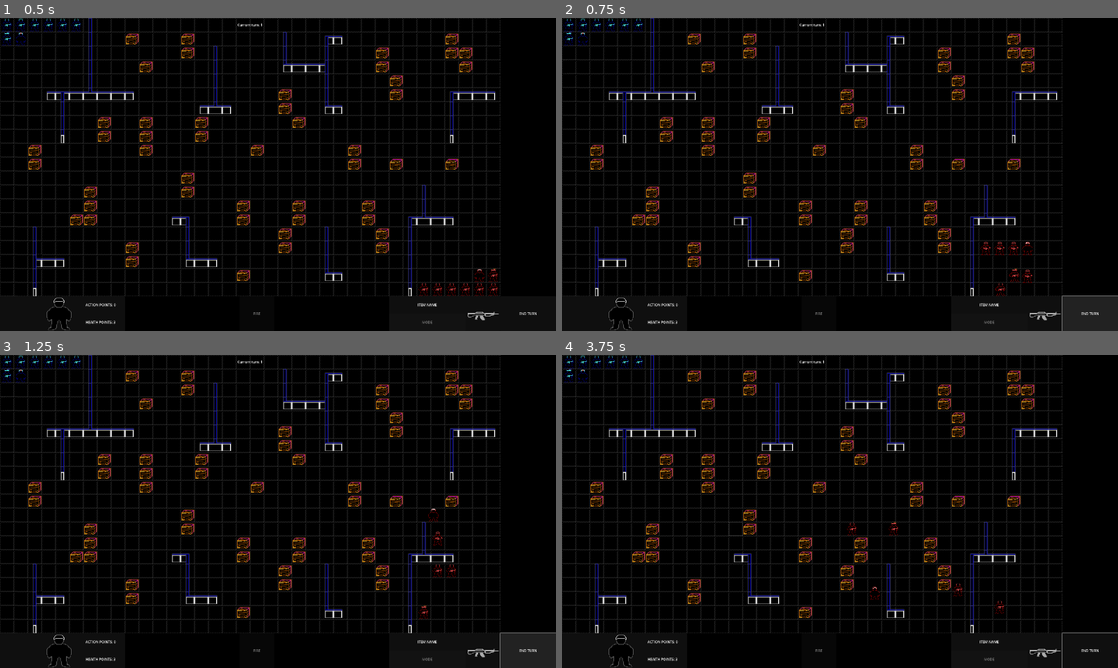
Above: before the commit, frames 1-4 (two rows, left to right).
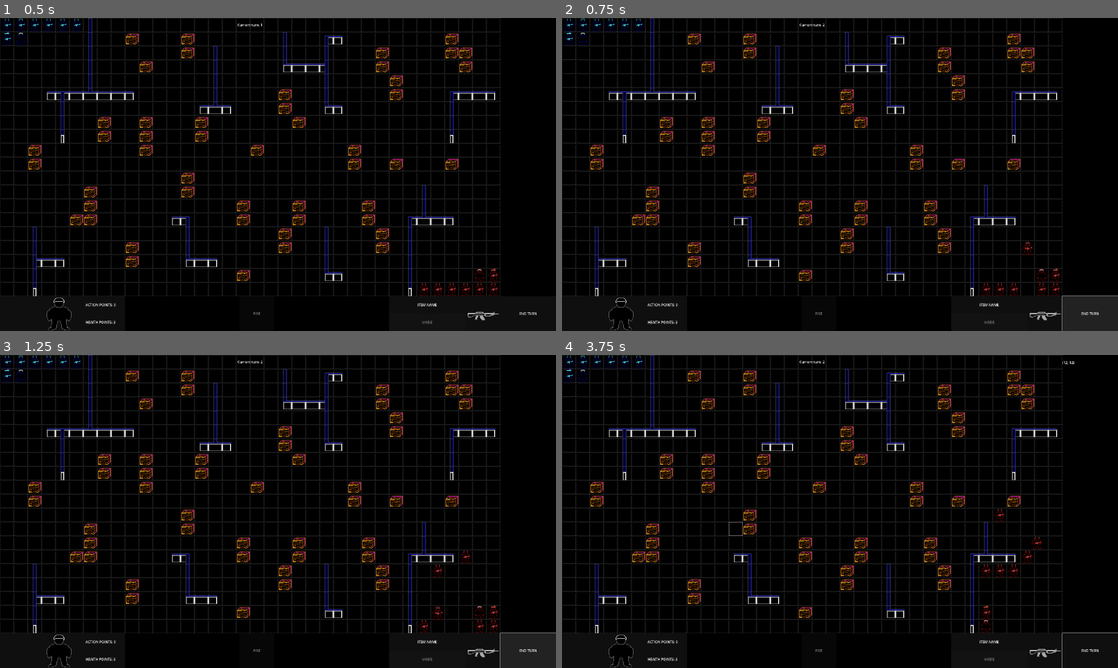
Above: after the commit, the same moments.

Repository: grecchus/tactic_demo
Game: Godot game, scene res://scenes/main/main.tscn
Two runs of this game, one before a commit and one after it. Both use one fixed random seed, a clock stepped at 60 frames per second and the inputs below. Sound files missing from this copy of the repository are replaced by a short silence.
Inputs (mouse positions are in pixels of both pictures, inside the frame that each line leads up to):
- Up to frame 1 (0.5 s): no input
- Up to frame 2 (0.75 s): click "END TURN" at 0.5 s
- Up to frame 3 (1.25 s): no input
- Up to frame 4 (3.75 s): click "END TURN" at 1.25 s; click "END TURN" at 2 s; move the mouse to (1090, 492) at 2.77 s; click (1090, 492) at 2.92 s; tap Enter at 3.5 s; move the mouse to (728, 527) at 3.52 s; click (728, 527) at 3.67 s

Frame 1 is identical in both runs. In frame 2, 0.3% of the frame differs, in the area x 46-90%, y 1-89%; in frame 3, 0.3%; in frame 4, 0.4%, in the area x 30-93%, y 1-89%.

Commit message:
finding cover pre fix

Diff:
--- a/scenes/main/ai.gd
+++ b/scenes/main/ai.gd
@@ -16,68 +16,130 @@
 var unit_queue : Array = []
 #AI behaviour patterns for given teams
 var ai_pattern_dict : Dictionary = {
-	gv.Team.RED : "Agressive"
+	gv.Team.RED : "Defensive"
 }
 var current_unit : Unit = null
 var ucount : int = 0 #Global variable used in determining cover safety
 var closest_enemies : Array[Unit] = []
 
+signal unit_finished_movement
+
 
 func _on_next_turn_signal():
-	if(controlled_teams.find(TURN_CONTROL.current_turn,0) != -1):
+	if(controlled_teams.find(TURN_CONTROL.current_turn) != -1):
 		unit_queue.assign(MAIN.team_arrays[TURN_CONTROL.current_turn])
 		take_turn()
 
 func take_turn():
+	print("turn started")
+	var stuck_units : Array = []
+	var iterations_stuck : int = 0
 	while(not unit_queue.is_empty()):
 		current_unit = unit_queue[0]
 		make_move(current_unit)
+		if(current_unit.id_path.is_empty()):
+			unit_queue.append(current_unit)
+			if(stuck_units.find(current_unit) == -1):
+				stuck_units.append(current_unit)
+		else:
+			stuck_units.erase(current_unit)
+			await current_unit.action_finished
 		unit_queue.remove_at(0)
-
-#	On queue empty, end turn
-	make_move(current_unit)
+		if(stuck_units.size() == unit_queue.size()): #simple deadlock preventing mechanism
+			if(iterations_stuck > stuck_units.size()): break
+			iterations_stuck += 1
+		else: iterations_stuck = 0
+	print("turn ended")
 	TURN_CONTROL.next_turn()
 
-#MAKE STATE MACHINE
-#TEMPLATE MOVE PATTERN
+
 func make_move(u : Unit):
 	var unit_pos : Vector2i = GROUND.local_to_map(u.global_position)
 	var enemies_in_range : Array[Unit] = []
 	var movement_range : int = u.movement_range
-	var effective_range : float = 0.0
-	var ucount : int = 0
-	var new_cover : Vector2i = Vector2i.ZERO
+	var effective_range : float = 5.0
+	ucount = 0
+#checking state unit is in at every while iteration
+#state = R*4 + C*2 + A*1
+#R - has enemy in it's weapon range, that
+#C - is behind cover
+#A - unit has more than 1 action point to spend
+	#while(u.action_points > 0):
+	var state : int = 0
+	state += int(u.action_points == 1)
 
 	if(u.weapon == gv.Weapon.ARMED):
 		effective_range = u.weapon_obj.rpm
-		effective_range = 25.0/effective_range * MAIN.TSD
+	effective_range = effective_range * MAIN.TSD
 	closest_enemies.assign(find_closest_enemies())
 	enemies_in_range.assign(find_enemies_in_range(closest_enemies, effective_range))
-
-	new_cover = find_cover(u, movement_range, enemies_in_range, effective_range)
-	print(new_cover)
-	print(u.unit_class_str)
-
-	if(new_cover != unit_pos):
-		u.action(new_cover)
-
-#move functions
-func find_cover(acting_unit : Unit, search_range : int, in_range : Array[Unit], weapon_range : float) -> Vector2i:
+	state += int(enemies_in_range.size() > 0) * 2
+	if(not enemies_in_range.is_empty()): gv.cprint(str(enemies_in_range) + " " + str(unit_pos))
+
+	for enemy in enemies_in_range:
+		if(not is_behind_cover(unit_pos,
+			GROUND.local_to_map(enemy.global_position))): ucount += 1
+	state += int(ucount > 0) * 4
+
+	if(find_cover(u, movement_range, enemies_in_range, effective_range)):
+		await u.action_finished
+		#match state:
+			#0:
+				#pass
+			#1:
+				#find_cover(u, movement_range, enemies_in_range, effective_range)
+			#2:
+				#pass
+			#3:
+				#pass
+			#4:
+				#pass
+			#5:
+				#find_cover(u, movement_range, enemies_in_range, effective_range)
+			#6:
+				#pass
+			#7:
+				#pass
+	emit_signal("unit_finished_movement")
+
+
+#%%%%%%%%%%%%%%%%%%%%%%%%%%%%%%%%%%%% move functions %%%%%%%%%%%%%%%%%%%%%%%%%%%%%%%%%%%%%%%%%%
+
+#find cover facing opposite to spawnpoint, used when there are no enemies in range
+func find_cover_ots(acting_unit : Unit, search_range : int) -> bool:
+	var covers_in_range : Array[Vector2i] = []
+	var objects_array
+	return false
+#	use adjecent_tiles
+	objects_array = MAIN.check_radius(GROUND.local_to_map(acting_unit.global_position),
+		 search_range,
+		 true)
+	for sub_arr in objects_array:
+		for ob in sub_arr:
+			if(ob["collider"] is TileMapLayer):
+				covers_in_range.append(ob["collider"].get_coords_for_body_rid(ob["rid"]))
+#!!!!!!!!!!TO DO!!!!!!!!!!!
+
+
+#Funkcja zwraca NAJGORSZĄ z opcji!!!!!!!!!!
+#find cover when there are enemies in range
+func find_cover(acting_unit : Unit, search_range : int, in_range : Array[Unit], weapon_range : float) -> bool:
 	var unit_pos : Vector2i = GROUND.local_to_map(acting_unit.global_position)
 	var covers_in_range : Array[Vector2i] = []
 	var objects_array
 	var uc_min : int = 0
-	var found_cover : Vector2i = Vector2i.ZERO
+	var found_cover : Vector2i = unit_pos
 
 	for enemy in in_range:
 		if(not is_behind_cover(unit_pos,
-			GROUND.local_to_map(acting_unit.global_position))): uc_min += 1
-	#if(uc_min == 0): return unit_pos
+			GROUND.local_to_map(enemy.global_position))):
+				uc_min += 1
+				print(str(unit_pos) + str(uc_min) + str(acting_unit.name))
+	#if(uc_min == 0): return false
 
 	objects_array = MAIN.check_radius(GROUND.local_to_map(acting_unit.global_position),
 		 search_range,
 		 true)
-
 	for sub_arr in objects_array:
 		for ob in sub_arr:
 			if(ob["collider"] is TileMapLayer):
@@ -85,11 +147,19 @@
 
 	for cover in covers_in_range:
 		var cover_side_pos = cover_safety(cover, acting_unit, search_range, weapon_range)
-		if(ucount == 0): return cover_side_pos
+		print(str(cover_side_pos) + " " + str(ucount))
+		if(ucount == 0):
+			found_cover = cover_side_pos
+			break
 		elif(uc_min > ucount):
 			uc_min = ucount
 			found_cover = cover_side_pos
-	return found_cover
+
+	acting_unit.current_action = "Move"
+	acting_unit.action(found_cover)
+	if(acting_unit.id_path.is_empty()):
+		return false
+	return true
 
 #Function checking cover for safety. Returns safest side of the cover and it's unit count with ucount global variable.
 func cover_safety(cover_pos : Vector2i, u : Unit, unit_range : int, weapon_range : float) -> Vector2i:
@@ -99,14 +169,15 @@
 	var range_sqrd = pow(weapon_range,2)
 
 	for i in adjacent_tiles:
+		if(MAIN.check_point_for_collision(cover_pos + i)): continue
 		ucount = 0
 		if(u.find_path(cover_pos + i) < 2):
 			for enemy in closest_enemies:
 				if((enemy.global_position - u.global_position).length_squared() <= range_sqrd):
 					if(not is_behind_cover(cover_pos, GROUND.local_to_map(enemy.global_position))): ucount += 1
-				if(uc_min > ucount):
-					uc_min = ucount
-					best_side = cover_pos + i
+			if(uc_min > ucount):
+				uc_min = ucount
+				best_side = cover_pos + i
 	ucount = uc_min
 	return best_side
 
@@ -114,9 +185,6 @@
 	pass
 
 func move():
-	pass
-
-func find_flank():
 	pass
 
 func fall_back():
@@ -138,7 +206,7 @@
 		closest_units.append_array(MAIN.team_arrays[t])
 	closest_units.sort_custom(comp_dist)
 	return closest_units
-
+#tutaj chyba jest błąd!!!, jeżeli to nie zadziała, przepisz wszystko
 func find_enemies_in_range(sorted_unit_array : Array[Unit], range: float) -> Array[Unit]:
 	var in_range : Array[Unit] = []
 	var i = 0
@@ -153,6 +221,19 @@
 	return in_range
 
 func comp_dist(u1 : Unit, u2 : Unit) -> bool:
+	var dist_1 : float
+	var dist_2 : float
+	dist_1 = get_distance(
+		current_unit.global_position,
+		u1.global_position
+		)
+	dist_2 = get_distance(
+		current_unit.global_position,
+		u2.global_position
+		)
+	return dist_1 < dist_2
+
+func comp_dist_path(u1 : Unit, u2 : Unit) -> bool:
 	var id_path_1
 	var id_path_2
 	id_path_1 = MAIN.astar_grid.get_id_path(
@@ -186,7 +267,7 @@
 			if(intersected_object["collider"] is TileMapLayer):
 				var atl_coords = OBSTACLES.get_cell_atlas_coords(OBSTACLES.get_coords_for_body_rid(obj_rid))
 				object_tile_array.append(OBSTACLES.get_coords_for_body_rid(obj_rid))
-				#Sprawdza czy pole jest sciana. sciany maja indeksy y od 2 do 3, poki co ic nie ma wiecej
+				#Sprawdza czy pole jest sciana. sciany maja indeksy y od 2 do 3, poki co nic nie ma wiecej
 				if(atl_coords.y == 2 || atl_coords.y == 3): break
 		else: break
 
--- a/scenes/main/main.gd
+++ b/scenes/main/main.gd
@@ -15,6 +15,7 @@
 
 const TSD := float(64.0)
 const TILESIZE := Vector2(TSD, TSD)
+const nonexistent_tile := Vector2i(-1,-1)
 var mapSize : Vector2i = Vector2i(36, 20)
 var spawnSize : Vector2i = Vector2i(6, 5)
 var team_arrays : Array[Array] = [[],[],[]]
@@ -51,7 +52,8 @@
 	if(event is InputEventMouseButton):
 		if(event.pressed):
 			var collider_info = check_point_for_collision(mouse_tm_pos)
-			print(mouse_tm_pos)
+			gv.cprint(mouse_tm_pos)
+			#gv.cprint(astar_grid.is_point_solid(mouse_tm_pos))
 			#print(check_radius(mouse_tm_pos,3))
 			if(is_players_turn()):
 				MODE._input_mouse_click(event.button_index, collider_info, mouse_tm_pos)
@@ -149,6 +151,7 @@
 			next_pos.x = 0
 			next_pos.y += 1
 		spawn_pos = init_spawn_pos + next_pos * next_pos_sign
+	set_tile_occupied(spawn_pos, spawn_pos)
 
 
 #utility
@@ -192,17 +195,27 @@
 
 func tm_to_global_position(tm_pos : Vector2i) -> Vector2:
 	return Vector2(tm_pos) * TILESIZE + TILESIZE/2
+
 #setup
 func astargrid_set_walls():
 	for y in mapSize.y:
 		for x in mapSize.x:
-			if(OBSTACLES.get_cell_atlas_coords(Vector2i(x,y)) != Vector2i(-1,-1)):
+			if(OBSTACLES.get_cell_atlas_coords(Vector2i(x,y)) != nonexistent_tile):
 				astar_grid.set_point_solid(Vector2i(x,y))
 
-
-func _on_action_finished(state : bool = true):
+func set_tile_occupied(prev_pos : Vector2i, curr_pos : Vector2i):
+	astar_grid.set_point_solid(curr_pos)
+	if(prev_pos != curr_pos):
+		astar_grid.set_point_solid(prev_pos, false)
+func free_tile(pos : Vector2i):
+	astar_grid.set_point_solid(pos, false)
+
+
+func _on_action_finished(state : bool = true) -> void:
+	if(not is_players_turn()): return
 	set_process_unhandled_input(state)
 	UNIT_PANEL.update_panel(active_unit)
+
 func _on_end_turn_pressed():
 	unit_selected()
 	$SelectedLabel.hide()
--- a/scenes/main/turn_control.gd
+++ b/scenes/main/turn_control.gd
@@ -1,18 +1,13 @@
 extends Node
 
-var turn_counter : int = 1
 var current_turn : int = gv.Team.NEUTRAL
 signal next_turn_signal
 
 
 func next_turn():
-	if(current_turn == gv.Team.RED):
-		turn_counter += 1
-		current_turn = 0
-		#do zmiany dla reszty druzyn
-		while(get_parent().team_arrays[current_turn].size() == 0):
-			current_turn += 1
-	else: current_turn += 1
+	current_turn = (current_turn + 1) % get_parent().team_arrays.size()
+	while(get_parent().team_arrays[current_turn].size() == 0):
+		current_turn = (current_turn + 1) % get_parent().team_arrays.size()
 
 	for unit in get_parent().team_arrays[current_turn]:
 		unit.action_points = unit.max_ap
--- a/scenes/unit/Unit.gd
+++ b/scenes/unit/Unit.gd
@@ -23,12 +23,16 @@
 var movement_range : int = 6
 var movement_speed : float = 20.0
 
+#for detecting if unit moved after taking an action
+var prev_pos : Vector2
+
 signal action_finished(state : bool)
 
 func _ready():
 	unit_class = get_node("UnitClass/"+unit_class_str)
 	set_sheet_index()
 	get_item(weapon)
+	prev_pos = self.global_position
 
 func _process(delta):
 	if(id_path.is_empty()): return
@@ -41,7 +45,9 @@
 		if(main.active_unit == self):
 			main.draw_path = id_path
 			main.queue_redraw()
-		if(id_path.is_empty()): emit_signal("action_finished", true)
+		if(id_path.is_empty()):
+			emit_signal("action_finished", true)
+			if(prev_pos != self.global_position): main.set_tile_occupied(tilemap.local_to_map(prev_pos), tilemap.local_to_map(self.global_position))
 
 
 func action(arg = null):
@@ -81,11 +87,13 @@
 		main.unit_selected()
 	if(is_continuous_action):
 		emit_signal("action_finished", false)
+		prev_pos = self.global_position
 
 func take_damage(damage : int):
 	health_points = clamp(health_points - damage, 0, max_hp)
 	if(health_points == 0):
 		main.team_arrays[team].erase(self)
+		main.free_tile(tilemap.local_to_map(self.global_position))
 		queue_free()
 
 func play_sound(sound : AudioStreamWAV = null):
--- a/scenes/unit/move.gd
+++ b/scenes/unit/move.gd
@@ -3,4 +3,4 @@
 
 func perform(target_pos = null) -> void:
 	var action_cost = get_owner().find_path(target_pos)
-	if(action_cost != -1): get_owner()._on_action_started(action_cost)
+	if(action_cost > 0): get_owner()._on_action_started(action_cost)
